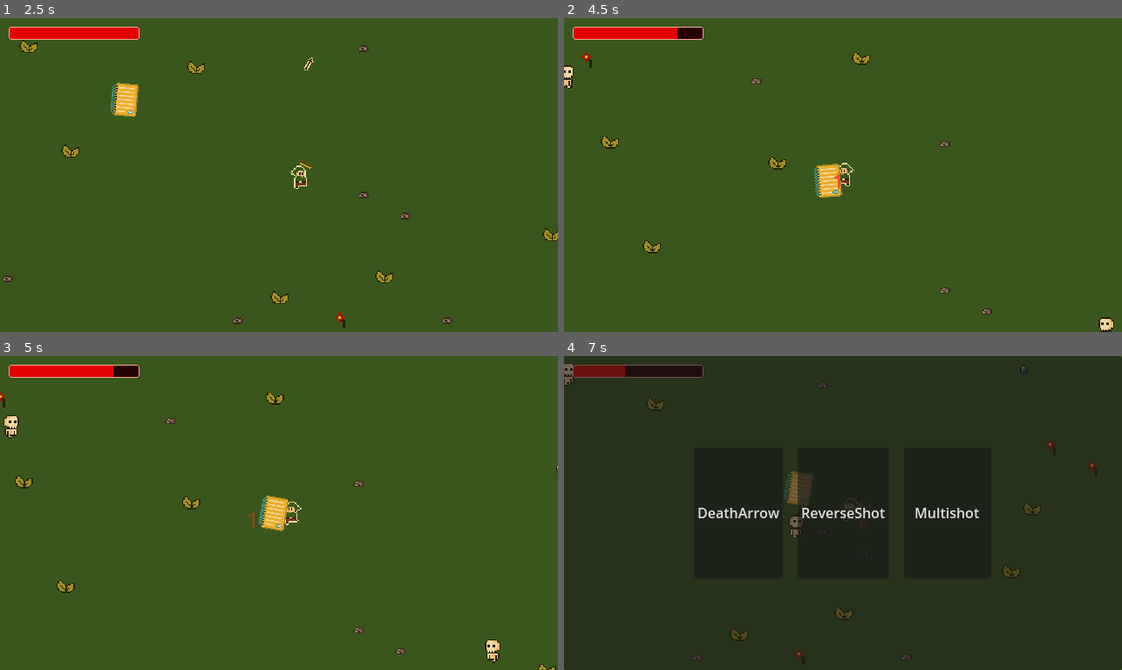
Above: before the commit, frames 1-4 (two rows, left to right).
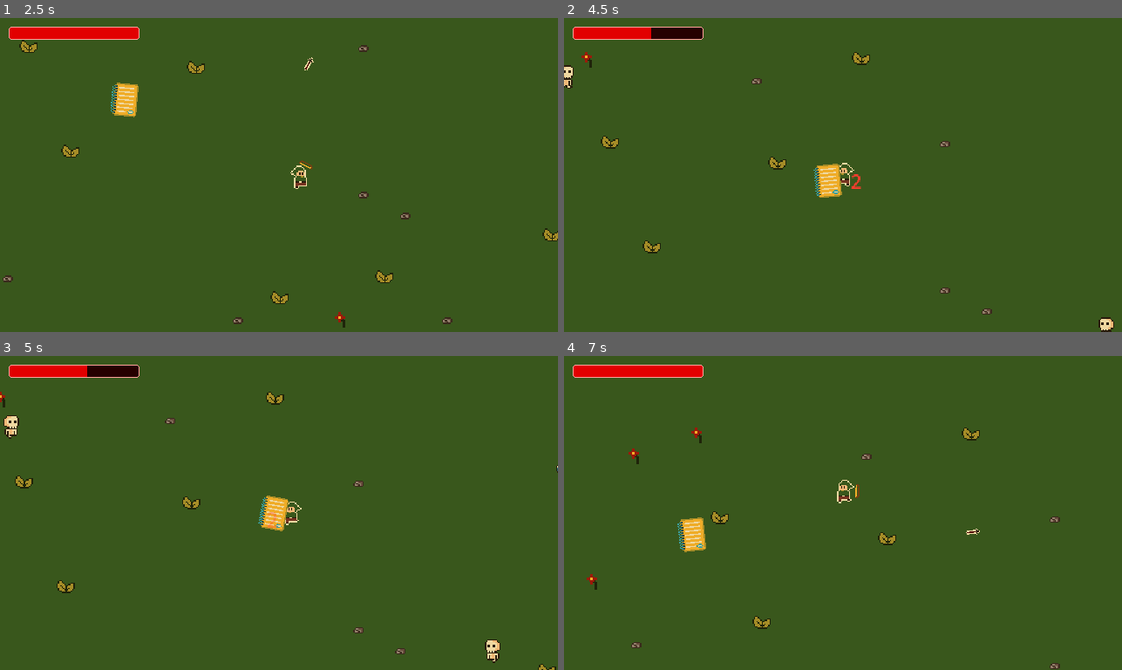
Above: after the commit, the same moments.

Repository: danilomacb/RAMter
Game: Godot game, scene res://Scenes/Game.tscn
The game is run twice, just before and just after one commit, with the same random seed, the same clock (stepped at 60 frames per second) and the same inputs.
Inputs (mouse positions are in pixels of both pictures, inside the frame that each line leads up to):
- Up to frame 1 (2.5 s): move the mouse to (401, 159) at 0.52 s; press the mouse at (401, 159) at 0.53 s; hold Right (MoveRight) 0.53-1.28 s; move the mouse to (167, 190) at 1.27 s; release the mouse at (167, 190) at 1.28 s; hold Down (MoveDown) 1.28-2.03 s; click (167, 190) at 1.35 s; move the mouse to (334, 105) at 2.02 s; press the mouse at (334, 105) at 2.03 s; hold Right (MoveRight) from 2.03 s (still down)
- Up to frame 2 (4.5 s): move the mouse to (815, 237) at 2.77 s; release Right (MoveRight) at 2.78 s; release the mouse at (815, 237) at 2.78 s; hold Up (MoveUp) 2.78-3.53 s; click (815, 237) at 2.85 s; move the mouse to (1010, 222) at 3.52 s; press the mouse at (1010, 222) at 3.53 s; hold Left (MoveLeft) from 3.53 s (still down); move the mouse to (675, 127) at 4.27 s; release the mouse at (675, 127) at 4.28 s; click (675, 127) at 4.35 s
- Up to frame 3 (5 s): keep holding Left (MoveLeft)
- Up to frame 4 (7 s): move the mouse to (870, 513) at 5.02 s; release Left (MoveLeft) at 5.03 s; press the mouse at (870, 513) at 5.03 s; hold Down (MoveDown) 5.03-5.78 s; move the mouse to (759, 434) at 5.77 s; release the mouse at (759, 434) at 5.78 s; hold Right (MoveRight) 5.78-6.53 s; click (759, 434) at 5.85 s; move the mouse to (965, 497) at 6.52 s; press the mouse at (965, 497) at 6.53 s; hold Up (MoveUp) from 6.53 s (still down)

Frame 1 is identical in both runs. In frame 2, 0.2% of the frame differs, in the area x 15-54%, y 3-55%; in frame 3, 0.2%; in frame 4, 99%, in the area x 0-100%, y 0-100%.

Commit message:
using custom value for enemy damage

Diff:
--- a/Prefabs/DamageIndicator.tscn
+++ b/Prefabs/DamageIndicator.tscn
@@ -76,15 +76,18 @@
 "ShowDamage": SubResource("Animation_xoryf")
 }
 
-[node name="DamageIndicator" type="Node2D"]
+[node name="DamageIndicator" type="Node2D" node_paths=PackedStringArray("label")]
 scale = Vector2(0.5, 0.5)
 script = ExtResource("1_wvk3y")
+label = NodePath("Label")
 
 [node name="Label" type="Label" parent="."]
 offset_right = 40.0
 offset_bottom = 23.0
+size_flags_horizontal = 4
 theme_override_colors/font_color = Color(1, 0.235294, 0.180392, 1)
 text = "1"
+horizontal_alignment = 1
 
 [node name="AnimationPlayer" type="AnimationPlayer" parent="."]
 autoplay = "ShowDamage"
--- a/Prefabs/Enemy.tscn
+++ b/Prefabs/Enemy.tscn
@@ -61,6 +61,7 @@
 flip = true
 animatedSprite2D = NodePath("AnimatedSprite2D")
 timer = NodePath("Timer")
+damage = 1
 
 [node name="AnimatedSprite2D" type="AnimatedSprite2D" parent="."]
 sprite_frames = SubResource("SpriteFrames_qwq2m")
--- a/Prefabs/Tiilibra.tscn
+++ b/Prefabs/Tiilibra.tscn
@@ -55,6 +55,7 @@
 moveSpeed = 50.0
 animatedSprite2D = NodePath("")
 timer = NodePath("Timer")
+damage = 2
 
 [node name="Sprite2D" type="Sprite2D" parent="."]
 texture = ExtResource("2_dpwsf")
--- a/Scripts/DamageIndicator.gd
+++ b/Scripts/DamageIndicator.gd
@@ -2,8 +2,7 @@
 
 @export var speed: int = 30
 @export var friction: int = 15
-
-@onready var label = $Label
+@export var label: Label
 
 var shiftDirection: Vector2 = Vector2.ZERO
 var rng = RandomNumberGenerator.new()
--- a/Scripts/Enemy.gd
+++ b/Scripts/Enemy.gd
@@ -4,6 +4,7 @@
 @export var flip: bool
 @export var animatedSprite2D: AnimatedSprite2D
 @export var timer: Timer
+@export var damage: int
 
 var collidingWithPlayer: bool = false
 var playerBody: CharacterBody2D
@@ -19,7 +20,7 @@
 
 func DamagePlayer():
 	timer.start()
-	playerBody.hp.TakeDamage(1)
+	playerBody.hp.TakeDamage(damage)
 
 func _on_area_2d_body_entered(body):
 	if body.is_in_group("Player"):
--- a/Scripts/Hp.gd
+++ b/Scripts/Hp.gd
@@ -31,6 +31,7 @@
 	curHp -= damage
 
 	var instantiatedDamageIndicator = damageIndicator.instantiate()
+	instantiatedDamageIndicator.label.text = str(damage)
 	instantiatedDamageIndicator.global_position = get_parent().global_position
 	get_tree().root.add_child(instantiatedDamageIndicator)
 
